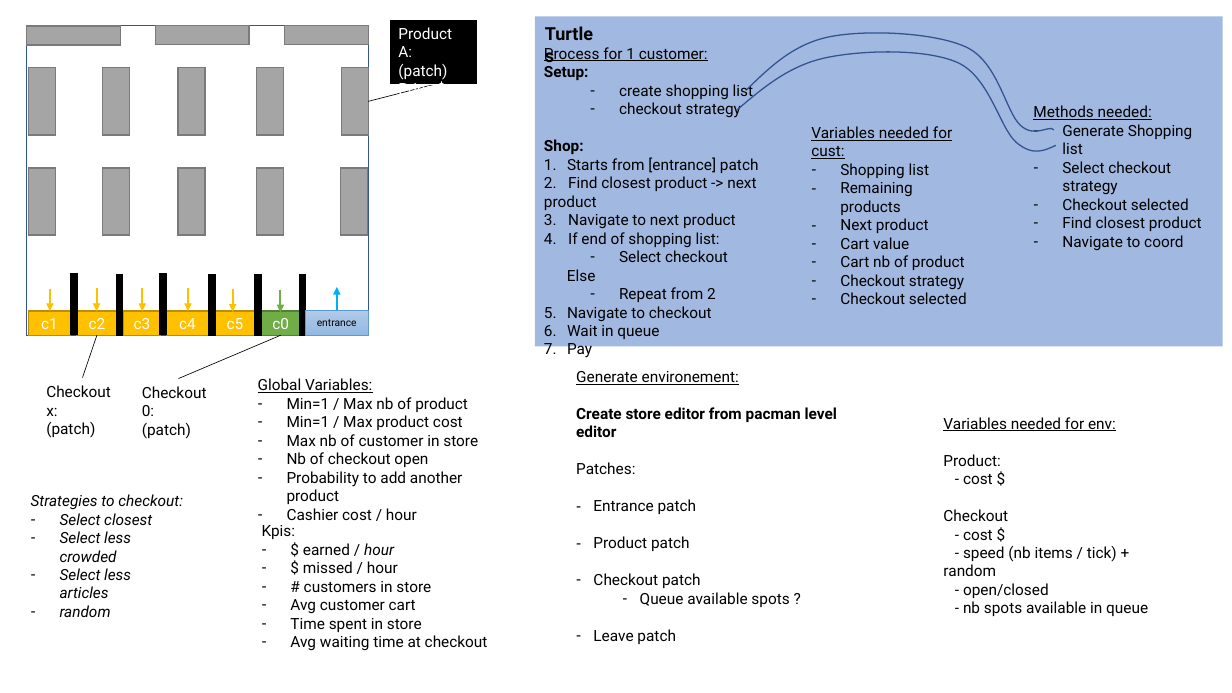
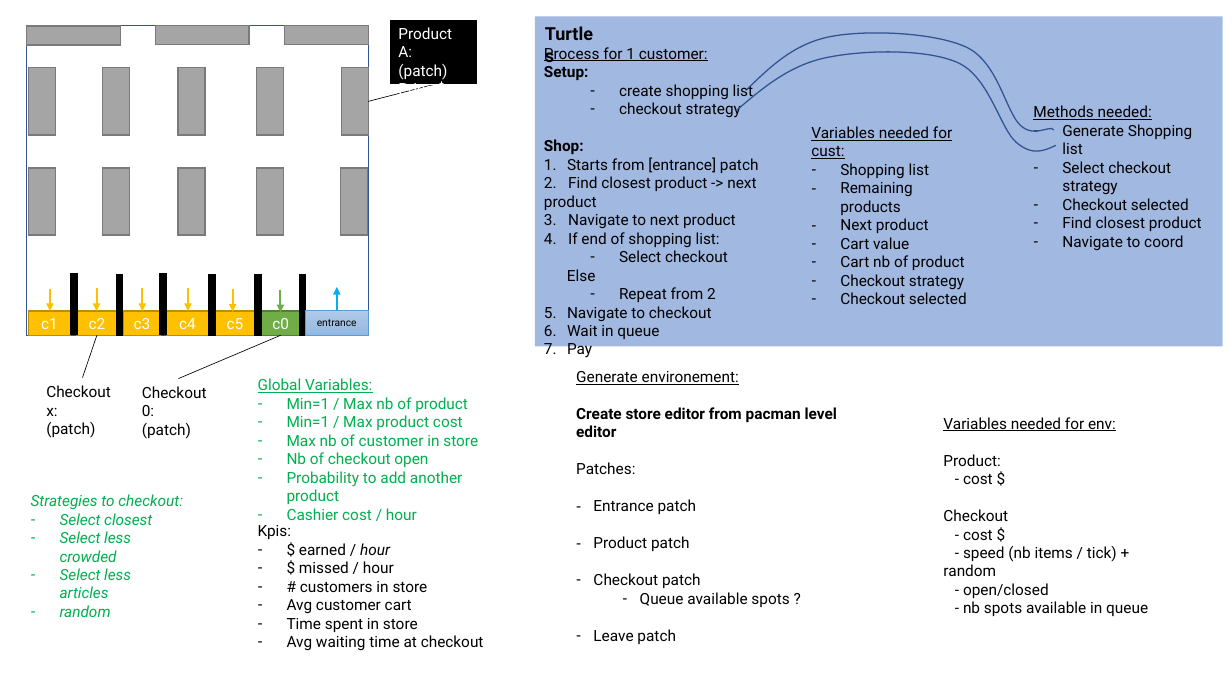
Before and after one commit to terman37/NetLogo-Agent_Based_Modeling-SuperMarket, a slide deck: slide 1 of draft.pptx. Drawn at 1232x693 pixels with LibreOffice and Linux fonts; fonts in the diff are those of the drawing. Boxes give left, top, right and bottom in pixels: in the first picture for what was removed or moved away, otherwise in the second. Text is boxed around its words. In the diff, an @@ line names an element or a change of style, - is before the commit and + after.

```diff
--- a/draft.pptx
+++ b/draft.pptx
@@ text "Global Variables:" at [258,378,478,520]: text colour #000000 to #00B050 @@
@@ text "Strategies to checkout:" at [31,494,183,598]: text colour #000000 to #00B050 @@
@@ text "Kpis:": place and size @@
-text "Kpis:" at [262,525,488,651]
+text "Kpis:" at [258,525,484,651]
```
Also in this commit, not shown: 3 other files.
